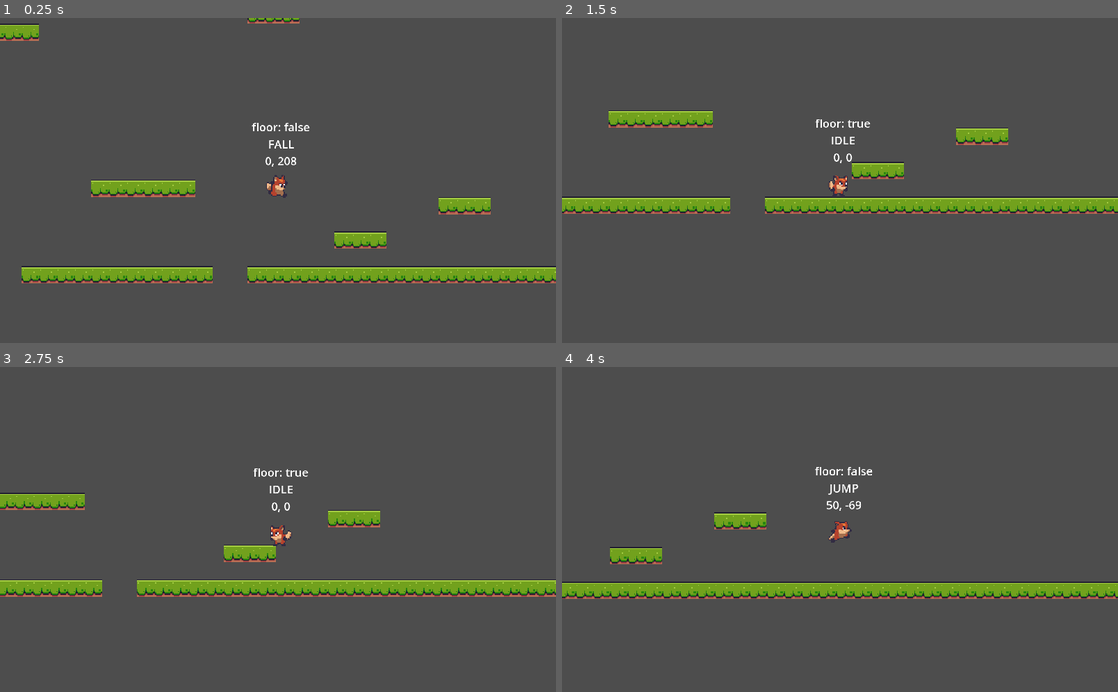
Above: before the commit, frames 1-4 (two rows, left to right).
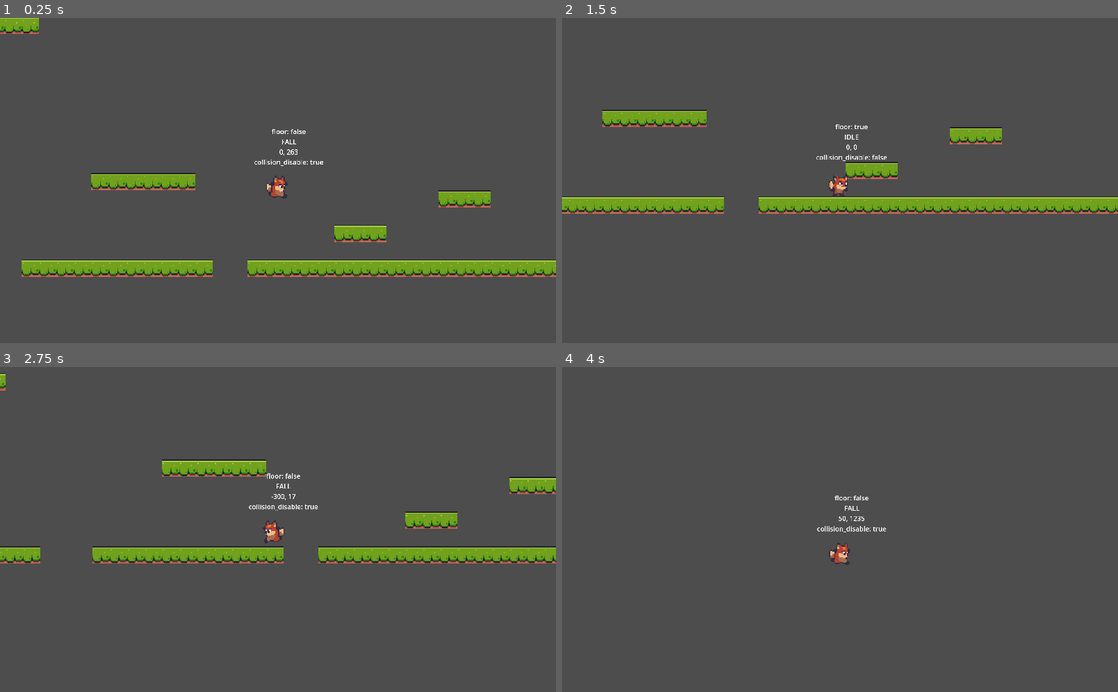
Above: after the commit, the same moments.

Repository: Mystery-Lord/GoGoFoxer
Game: Godot game, scene res://level_base/level_base.tscn
Same seed, same stepped clock (60 frames per second), same inputs: the game is played once before the commit and once after it. The project has no main scene, so this scene is started directly.
Inputs:
- Up to frame 1 (0.25 s): no input
- Up to frame 2 (1.5 s): hold S (sneak) 0.53-1.28 s; hold D (right) from 0.53 s (still down); tap Space (jump) at 0.77 s; tap S (sneak) at 1.35 s
- Up to frame 3 (2.75 s): tap Space (jump) at 1.52 s; release D (right) at 2.03 s; hold A (left) from 2.03 s (still down); hold Alt (sprint) from 2.03 s (still down); tap S (sneak) at 2.3 s
- Up to frame 4 (4 s): release A (left) at 2.78 s; release Alt (sprint) at 2.78 s; hold D (right) from 2.78 s (still down); tap S (sneak) at 2.85 s; tap Space (jump) at 3.02, 3.77 s; hold S (sneak) from 3.53 s (still down)

The runs differ from the first frame. In frame 1, 9.0% of the frame differs, in the area x 0-100%, y 0-82%; in frame 2, 3.2%; in frame 3, 13%, in the area x 0-100%, y 1-71%; in frame 4, 7.1%.

Commit message:
1.optimise role's collision shape; 2.Add basic enemy

Diff:
--- /dev/null
+++ b/Game_GoGoFoxer/enemies/enemy_base/enemy_base.gd
@@ -0,0 +1,43 @@
+extends CharacterBody2D
+
+class_name EnemyBase
+
+const OFF_SCREEN_KILL: float = 800.0
+
+enum FACING { LEFT = -1, RIGHT = 1 }
+
+@export var default_facing: FACING = FACING.LEFT
+@export var points: int = 1
+
+var _speed: float = 60.0
+var _gravity: float = 1000.0
+var _facing: FACING = default_facing
+var _player_ref: Player
+var _dying: bool = false
+
+func _ready():
+	_player_ref = get_tree().get_nodes_in_group(GameManager.GROUP_PLAYER)[0]
+
+
+# Called every frame. 'delta' is the elapsed time since the previous frame.
+func _physics_process(delta):
+	pass
+
+func fallen_off() -> void:
+	if global_position.y > OFF_SCREEN_KILL:
+		queue_free()
+
+func die():
+	if _dying == true:
+		return
+	_dying = true
+	SignalManager.enemy_hit.emit(points, global_position)
+	set_physics_process(false)
+	hide()
+	queue_free()
+
+func _on_visible_on_screen_notifier_2d_screen_entered():
+	pass # Replace with function body.
+
+func _on_visible_on_screen_notifier_2d_screen_exited():
+	pass # Replace with function body.
--- /dev/null
+++ b/Game_GoGoFoxer/enemies/enemy_base/enemy_base.tscn
@@ -0,0 +1,11 @@
+[gd_scene load_steps=2 format=3 uid="uid://degbbg6xt14gc"]
+
+[ext_resource type="Script" path="res://enemies/enemy_base/enemy_base.gd" id="1_rwefp"]
+
+[node name="EnemyBase" type="CharacterBody2D"]
+script = ExtResource("1_rwefp")
+
+[node name="VisibleOnScreenNotifier2D" type="VisibleOnScreenNotifier2D" parent="."]
+
+[connection signal="screen_entered" from="VisibleOnScreenNotifier2D" to="." method="_on_visible_on_screen_notifier_2d_screen_entered"]
+[connection signal="screen_exited" from="VisibleOnScreenNotifier2D" to="." method="_on_visible_on_screen_notifier_2d_screen_exited"]
--- a/Game_GoGoFoxer/player/player.gd
+++ b/Game_GoGoFoxer/player/player.gd
@@ -2,7 +2,7 @@
 
 class_name Player
 
-const GRAVITY_RANGE: Vector2 = Vector2(800.0, 1200.0)
+const GRAVITY_RANGE: Vector2 = Vector2(1000.0, 1500.0)
 const RUN_SPEED: float = 200
 const SPRINT_SPEED: float = 300
 const SNEAK_SPEED: float = 50
@@ -18,6 +18,7 @@
 @onready var collision_run = $CollisionRun
 @onready var collision_jump = $CollisionJump
 @onready var collision_fall = $CollisionFall
+@onready var collision_hurt = $CollisionHurt
 
 
 enum PLAYER_STATE {IDLE, RUN, JUMP, FALL, HURT, SNEAK, SPRINT}
@@ -90,6 +91,7 @@
 	collision_jump.disabled = true
 	collision_fall.disabled = true
 	collision_sneak.disabled = true
+	collision_hurt.disabled = true
 
 	match state:
 		PLAYER_STATE.IDLE:
@@ -103,6 +105,8 @@
 		PLAYER_STATE.FALL:
 			collision_fall.disabled = false
 		PLAYER_STATE.SNEAK:
+			collision_sneak.disabled = false
+		PLAYER_STATE.HURT:
 			collision_sneak.disabled = false
 
 
@@ -133,9 +137,10 @@
 			animation_player.play("sneak")
 
 func update_debug_label() -> void:
-		debug_label.text = "floor: %s\n%s\n%.0f, %.0f" % [
+		debug_label.text = "floor: %s\n%s\n%.0f, %.0f\ncollision_disable: %s" % [
 			is_on_floor(),
 			PLAYER_STATE.keys()[player_state],
 			velocity.x,
-			velocity.y
+			velocity.y,
+			collision_idle.disabled,
 		]
--- a/Game_GoGoFoxer/player/player.tscn
+++ b/Game_GoGoFoxer/player/player.tscn
@@ -147,7 +147,7 @@
 "sprint": SubResource("Animation_717en")
 }
 
-[node name="Player" type="CharacterBody2D"]
+[node name="Player" type="CharacterBody2D" groups=["player"]]
 script = ExtResource("1_82nso")
 
 [node name="Sprite2D" type="Sprite2D" parent="."]
@@ -157,40 +157,36 @@
 frame = 13
 
 [node name="CollisionIdle" type="CollisionPolygon2D" parent="."]
-visible = false
-position = Vector2(-1, 5)
-scale = Vector2(1.14784, 1.14784)
-polygon = PackedVector2Array(-3.48481, -7.84082, -4.35601, -4.35601, -6.09842, -2.61361, -6.09842, 3.48481, -4.35601, 6.09842, -4.35601, 7.84082, -2.61361, 7.84082, -1.74241, 7.84082, -1.74241, 6.96962, 0.871203, 6.96962, 0.871203, 7.84082, 1.74241, 7.84082, 3.48481, 7.84082, 3.48481, 5.22722, 5.22722, 5.22722, 6.09842, 3.48481, 5.22722, 2.61361, 5.22722, 0.871203, 6.09842, 0.871203, 6.09842, -7.84082, 5.22722, -8.71203, 4.35601, -7.84082, -5.96046e-08, -7.84082, -0.871203, -7.84082)
+position = Vector2(-1, 6.5)
+scale = Vector2(1.1, 1.1)
+polygon = PackedVector2Array(-2.72727, -8.63636, -3.63636, -4.09091, -6.09842, -2.61361, -6.09842, 3.48481, -3.63636, 5, -0.909091, 7.45455, 0.909091, 7.45455, 3.48481, 5.22722, 5.22722, 5.22722, 6.09842, 3.48481, 5.22722, 2.61361, 6.36364, 0.454545, 6.36364, -4.09091, 5.45455, -8.63636, 3.63636, -5.90909, -0.909091, -5.90909)
 
 [node name="CollisionRun" type="CollisionPolygon2D" parent="."]
 visible = false
-position = Vector2(0, 4)
-scale = Vector2(1.15055, 1.15055)
-polygon = PackedVector2Array(-3.4766, -7.82236, -4.34576, -2.60745, -5.21491, -1.7383, -5.21491, 3.4766, -5.21491, 4.34576, -5.21491, 6.95321, -6.08406, 7.82236, -6.08406, 8.69151, -4.34576, 8.69151, -3.4766, 7.82236, -2.60745, 6.95321, 3.4766, 6.95321, 4.34576, 6.95321, 4.34576, 4.34576, 3.4766, 4.34576, 3.4766, 3.4766, 4.34576, 2.60745, 5.21491, 0, 5.21491, -5.21491, 5.21491, -6.95321, 5.21491, -7.82236, 2.60745, -7.82236, 2.60745, -6.95321, 0, -6.95321, 0, -7.82236)
+position = Vector2(-0.5, 6)
+scale = Vector2(1.1, 1.1)
+polygon = PackedVector2Array(-3.63636, -9.54545, -4.34576, -2.60745, -6.36364, -1.36364, -5.21491, 3.4766, -5.21491, 4.34576, -3.63636, 5.90909, -0.909091, 7.72727, 0, 7.72727, 2.72727, 5.90909, 3.4766, 4.34576, 3.4766, 3.4766, 4.34576, 2.60745, 5.21491, 0, 5.45455, -9.54545, 2.72727, -7.27273, 0, -7.27273)
 
 [node name="CollisionSneak" type="CollisionPolygon2D" parent="."]
 visible = false
-position = Vector2(1, 7)
-scale = Vector2(1.07813, 1.07813)
-polygon = PackedVector2Array(-3.71012, -7.42024, -3.71012, -4.63765, -1.85506, -4.63765, -1.85506, -6.49271, 0.92753, -6.49271, 0.92753, -3.71012, 5.56518, -3.71012, 5.56518, -6.49271, 6.49271, -6.49271, 7.42024, -6.49271, 8.34777, -5.56518, 8.34777, 5.56518, 6.49271, 5.56518, 6.49271, 8.34777, 4.63765, 8.34777, 4.63765, 7.42024, 2.78259, 7.42024, 2.78259, 8.34777, -2.78259, 8.34777, -2.78259, 7.42024, -4.63765, 7.42024, -4.63765, 8.34777, -7.42024, 8.34777, -7.42024, 6.49271, -6.49271, 6.49271, -6.49271, 3.71012, -7.42024, 2.78259, -7.42024, 0.927529, -6.49271, 0.927529, -6.49271, -0.92753, -8.34777, -0.92753, -8.34777, -5.56518, -7.42024, -5.56518, -6.49271, -7.42024)
+position = Vector2(1, 6.5)
+polygon = PackedVector2Array(-3.71012, -4.63765, -1.85506, -4.63765, 0.92753, -3.71012, 5.55556, -3.33333, 8.34777, 5.56518, 6.49271, 5.56518, 6.49271, 8.34777, 4.63765, 8.34777, 4.63765, 7.42024, 2.78259, 7.42024, 2.78259, 8.34777, -2.78259, 8.34777, -2.78259, 7.42024, -4.63765, 7.42024, -4.63765, 8.34777, -7.42024, 8.34777, -7.42024, 6.49271, -6.49271, 6.49271, -6.49271, 3.71012, -7.42024, 2.78259, -7.42024, 0.927529, -6.49271, 0.927529, -6.49271, -0.92753, -8, -1.5, -8, -4.5)
 
 [node name="CollisionHurt" type="CollisionPolygon2D" parent="."]
 visible = false
 position = Vector2(0, 2)
-scale = Vector2(1.32198, 1.32198)
+scale = Vector2(1.2, 1.2)
 polygon = PackedVector2Array(-1.51289, -9.07732, -1.51289, -6.05155, 1.51289, -6.05155, 1.51289, -9.07732, 2.26933, -7. …(1184 unchanged characters)…
 
 [node name="CollisionJump" type="CollisionPolygon2D" parent="."]
 visible = false
 position = Vector2(-1, 3)
-scale = Vector2(1.14523, 1.14523)
 polygon = PackedVector2Array(-1.74637, -5.23911, -2.61956, -3.49274, -3.49274, -1.74637, -4.36593, -0.873186, -6.1123,  …(287 unchanged characters)…
 
 [node name="CollisionFall" type="CollisionPolygon2D" parent="."]
 visible = false
 position = Vector2(-1, 2)
-scale = Vector2(1.08653, 1.08653)
-polygon = PackedVector2Array(-1.84073, -5.52219, -2.76109, -4.60182, -3.68146, -3.68146, -4.60182, -2.76109, -4.60182, 6.44255, -3.68146, 7.36292, -0.920365, 7.36292, 3.68146, 7.36292, 5.52219, 7.36292, 5.52219, 4.60182, 5.52219, 2.76109, 6.44255, -1.84073, 6.44255, -4.60182, 5.52219, -5.52219)
+polygon = PackedVector2Array(-1, -9, -2.76109, -4.60182, -7, 1, -3.68146, 7.36292, -1, 9, 2, 9, 6, 8, 6, 3, 6.44255, -1.84073, 6, -9, 4, -5, 1, -5)
 
 [node name="AnimationPlayer" type="AnimationPlayer" parent="."]
 libraries = {
@@ -199,12 +195,13 @@
 autoplay = "idle"
 
 [node name="DebugLabel" type="Label" parent="."]
-offset_left = -26.0
-offset_top = -60.0
-offset_right = 151.0
-offset_bottom = 81.0
-scale = Vector2(0.326493, 0.326493)
-theme_override_font_sizes/font_size = 32
+offset_left = -22.0
+offset_top = -54.0
+offset_right = 155.0
+offset_bottom = 87.0
+scale = Vector2(0.219464, 0.219464)
+size_flags_horizontal = 0
+theme_override_font_sizes/font_size = 28
 text = "adadadadd
 dadaddadd
 dsdadadad"
--- a/Game_GoGoFoxer/project.godot
+++ b/Game_GoGoFoxer/project.godot
@@ -17,6 +17,8 @@
 [autoload]
 
 SoundManager="*res://singeltons/sound_manager.gd"
+GameManager="*res://singeltons/game_manager.gd"
+SignalManager="*res://singeltons/signal_manager.gd"
 
 [display]
 
@@ -43,7 +45,7 @@
 }
 shoot={
 "deadzone": 0.5,
-"events": [Object(InputEventKey,"resource_local_to_scene":false,"resource_name":"","device":-1,"window_id":0,"alt_pressed":false,"shift_pressed":false,"ctrl_pressed":false,"meta_pressed":false,"pressed":false,"keycode":0,"physical_keycode":67,"key_label":0,"unicode":99,"echo":false,"script":null)
+"events": [Object(InputEventMouseButton,"resource_local_to_scene":false,"resource_name":"","device":-1,"window_id":0,"alt_pressed":false,"shift_pressed":false,"ctrl_pressed":false,"meta_pressed":false,"button_mask":1,"position":Vector2(283, 32),"global_position":Vector2(287, 73),"factor":1.0,"button_index":1,"canceled":false,"pressed":true,"double_click":false,"script":null)
 ]
 }
 sneak={
--- /dev/null
+++ b/Game_GoGoFoxer/singeltons/game_manager.gd
@@ -0,0 +1,3 @@
+extends Node
+
+const  GROUP_PLAYER: String = "player"
--- a/Game_GoGoFoxer/singeltons/signal_manager.gd
+++ b/Game_GoGoFoxer/singeltons/signal_manager.gd
@@ -1,11 +1,3 @@
 extends Node
 
-
-# Called when the node enters the scene tree for the first time.
-func _ready():
-	pass # Replace with function body.
-
-
-# Called every frame. 'delta' is the elapsed time since the previous frame.
-func _process(delta):
-	pass
+signal enemy_hit(points: int, enemy_position: Vector2)
